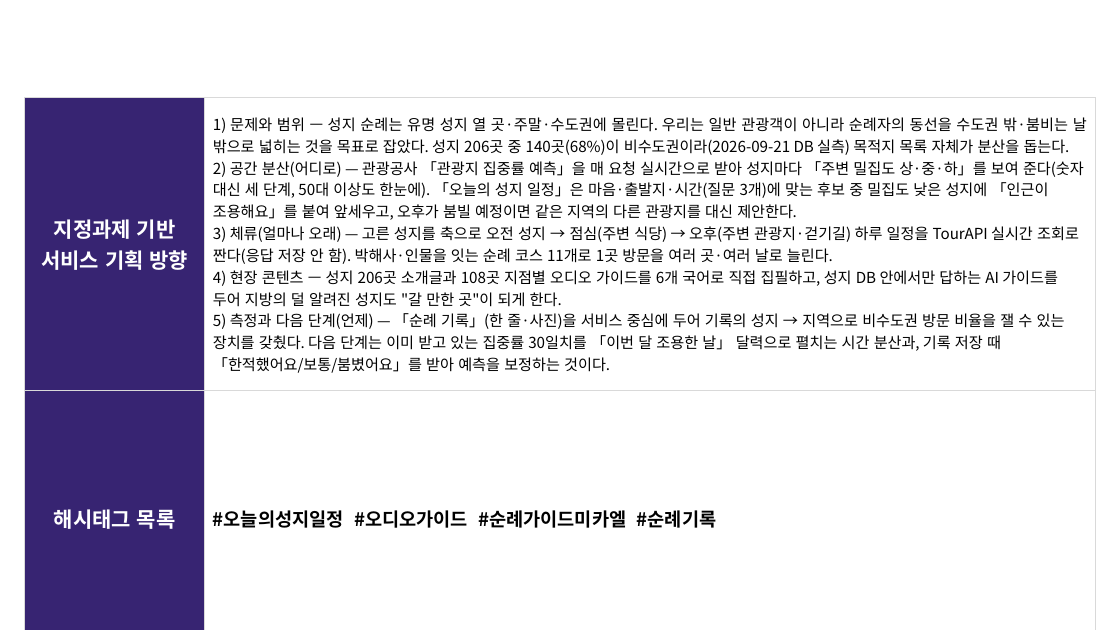
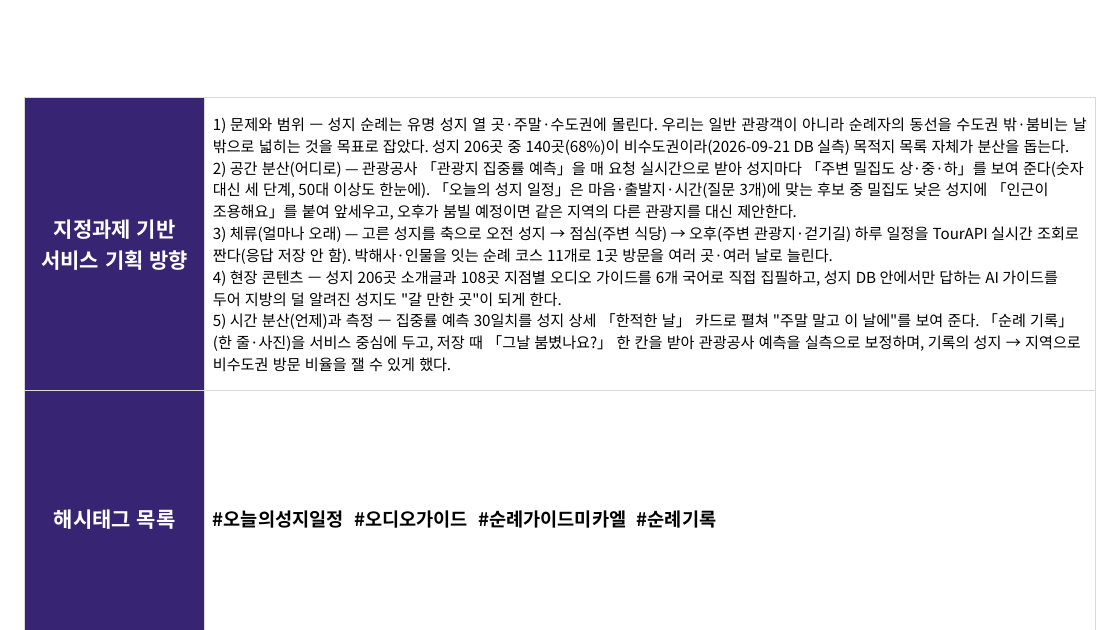
Before and after one commit to linkcontent7-huisun/visitholykorea, a slide deck: slide 3 of docs/10-product/공모전/원본-공모전제출/기능설명서_2026-09-21.pptx. Drawn at 1120x630 pixels with LibreOffice and Linux fonts; fonts in the diff are those of the drawing; background and template pictures are left out. Boxes give left, top, right and bottom in pixels: in the first picture for what was removed or moved away, otherwise in the second. Text is boxed around its words. In the diff, an @@ line names an element or a change of style, - is before the commit and + after.

```diff
--- a/docs/10-product/공모전/원본-공모전제출/기능설명서_2026-09-21.pptx
+++ b/docs/10-product/공모전/원본-공모전제출/기능설명서_2026-09-21.pptx
@@ table at (x1=25, y1=98, x2=1096, y2=610) @@
@@ row 1, column 2: "1) 문제와 범위 — 성지 순례는 유명 성지 열 곳·주말·수도권에 몰린다. 우리는 일반 관광객이 아니라 순례자의 동선을 수도권 밖·붐비는 날 밖으로 넓히는 것을 목표로 잡았다. 성지 206곳 중 140곳(68%)이 비수도권이라(2026-09-21 DB 실측) 목적지 목록 자체가 분산을 돕는다. / 2) 공간 분산(어디로) — 관광공사 「관광지 집중률 예측」을 매 요청 실시간으로 받아 성지마다 「주변 밀집도 상·중·하」를 보여 준다(숫자 대신 세 단계, 50대 이상도 한눈에). 「오늘의 성지 일정」은 마음·출발지·시간(질문 3개)에 맞는 후보 중 밀집도 낮은 성지에 「인근이 조용해요」를 붙여 앞세우고, 오후가 붐빌 예정이면 같은 지역의 다른 관광지를 대신 제안한다. / 3) 체류(얼마나 오래) — 고른 성지를 축으로 오전 성지 → 점심(주변 식당) → 오후(주변 관광지·걷기길) 하루 일정을 TourAPI 실시간 조회로 짠다(응답 저장 안 함). 박해사·인물을 잇는 순례 코스 11개로 1곳 방문을 여러 곳·여러 날로 늘린다. / 4) 현장 콘텐츠 — 성지 206곳 소개글과 108곳 지점별 오디오 가이드를 6개 국어로 직접 집필하고, 성지 DB 안에서만 답하는 AI 가이드를 두어 지방의 덜 알려진 성지도 "갈 만한 곳"이 되게 한다. / 5) 측정과 다음 단계(언제) — 「순례 기록」(한 줄·사진)을 서비스 중심에 두어 기록의 성지 → 지역으로 비수도권 방문 비율을 잴 수 있는 장치를 갖췄다. 다음 단계는 이미 받고 있는 집중률 30일치를 「이번 달 조용한 날」 달력으로 펼치는 시간 분산과, 기록 저장 때 「한적했어요/보통/붐볐어요」를 받아 예측을 보정하는 것이다." to "1) 문제와 범위 — 성지 순례는 유명 성지 열 곳·주말·수도권에 몰린다. 우리는 일반 관광객이 아니라 순례자의 동선을 수도권 밖·붐비는 날 밖으로 넓히는 것을 목표로 잡았다. 성지 206곳 중 140곳(68%)이 비수도권이라(2026-09-21 DB 실측) 목적지 목록 자체가 분산을 돕는다. / 2) 공간 분산(어디로) — 관광공사 「관광지 집중률 예측」을 매 요청 실시간으로 받아 성지마다 「주변 밀집도 상·중·하」를 보여 준다(숫자 대신 세 단계, 50대 이상도 한눈에). 「오늘의 성지 일정」은 마음·출발지·시간(질문 3개)에 맞는 후보 중 밀집도 낮은 성지에 「인근이 조용해요」를 붙여 앞세우고, 오후가 붐빌 예정이면 같은 지역의 다른 관광지를 대신 제안한다. / 3) 체류(얼마나 오래) — 고른 성지를 축으로 오전 성지 → 점심(주변 식당) → 오후(주변 관광지·걷기길) 하루 일정을 TourAPI 실시간 조회로 짠다(응답 저장 안 함). 박해사·인물을 잇는 순례 코스 11개로 1곳 방문을 여러 곳·여러 날로 늘린다. / 4) 현장 콘텐츠 — 성지 206곳 소개글과 108곳 지점별 오디오 가이드를 6개 국어로 직접 집필하고, 성지 DB 안에서만 답하는 AI 가이드를 두어 지방의 덜 알려진 성지도 "갈 만한 곳"이 되게 한다. / 5) 시간 분산(언제)과 측정 — 집중률 예측 30일치를 성지 상세 「한적한 날」 카드로 펼쳐 "주말 말고 이 날에"를 보여 준다. 「순례 기록」(한 줄·사진)을 서비스 중심에 두고, 저장 때 「그날 붐볐나요?」 한 칸을 받아 관광공사 예측을 실측으로 보정하며, 기록의 성지 → 지역으로 비수도권 방문 비율을 잴 수 있게 했다." @@
```
Also in this commit, not shown: 6 other slides changed, 5 other files.
